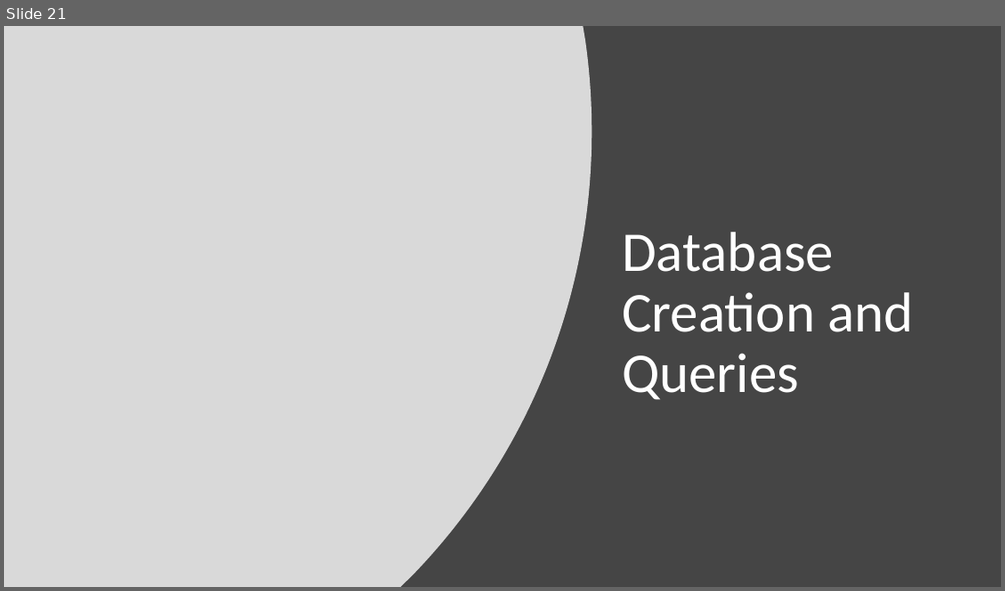
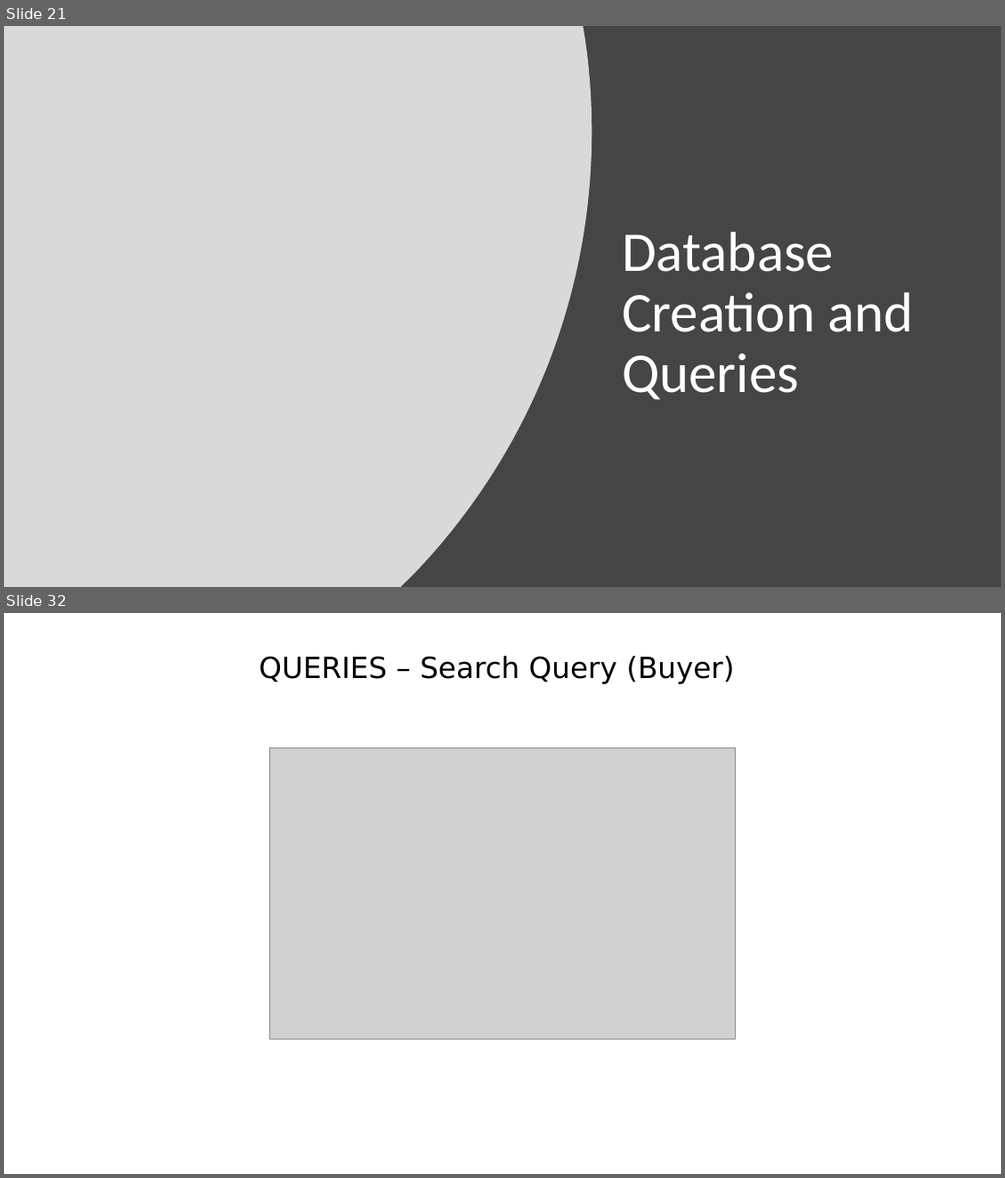
Before and after one commit to jameshutchy/Best-Practice-PHP, a slide deck: BCDE224 - Assessment 2 - James Hutchinson/BCDE244-Assesment 2 - James Hutchinson.pptx. Shown one above the other, each under a label of ours: slide 21 before the commit, slides 21 and 32 after it; the slides between them are not shown. The pictures are 1005x591 and 1005x1178 pixels, drawn with LibreOffice and Linux fonts; fonts in the diff are those of the drawing; grey boxes stand for pictures. Boxes give left, top, right and bottom in pixels: in the first picture for what was removed or moved away, otherwise in the second. Text is boxed around its words. In the diff, an @@ line names an element or a change of style, - is before the commit and + after.

```diff
--- a/BCDE224 - Assessment 2 - James Hutchinson/BCDE244-Assesment 2 - James Hutchinson.pptx
+++ b/BCDE224 - Assessment 2 - James Hutchinson/BCDE244-Assesment 2 - James Hutchinson.pptx
@@ slide 32 added at (4,613,1001,1174), background #FFFFFF @@
@@ text added at (259,656,734,684), 28 pt, text #000000 @@
+QUERIES – Search Query (Buyer)
@@ picture added at (269,747,736,1038) @@
```
Also in this commit, not shown: 9 slides changed, 20 other slides added, 1 slide removed, 10 other files.
